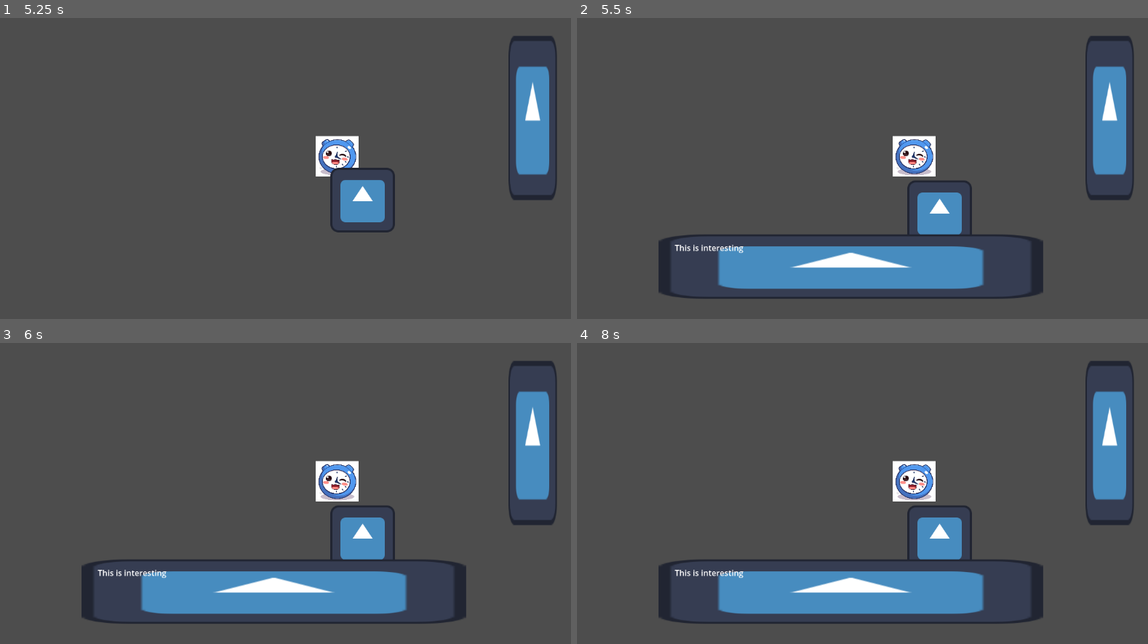
Above: before the commit, frames 1-4 (two rows, left to right).
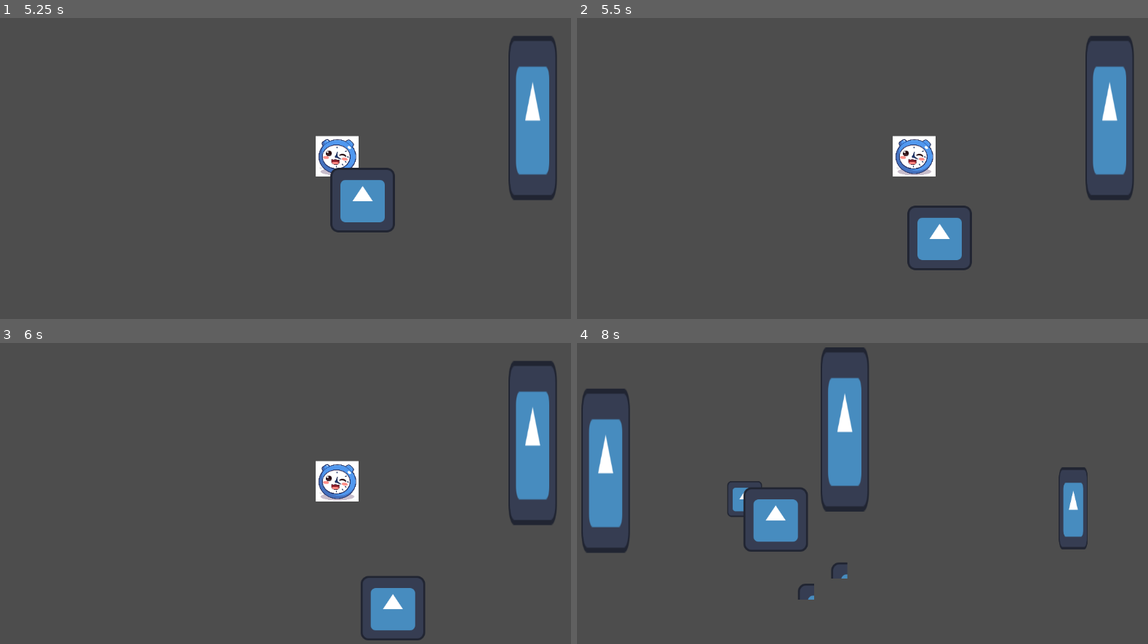
Above: after the commit, the same moments.

Repository: 7riciu/joyride
Game: Godot game, scene res://scenes/start_room.tscn
Same seed, same stepped clock (60 frames per second), same inputs: the game is played once before the commit and once after it. The engine's default icon, where the game draws it, is replaced by a stand-in: a white triangle on a blue panel in a dark square.
Inputs:
- Up to frame 1 (5.25 s): tap Enter at 0.5, 2.75, 4.25 s; hold Right (right) 0.53-1.28 s; tap E (interact) at 0.6, 1.35, 2.3, 3.05, 3.6, 4.35 s; hold Down (down) 1.28-2.03 s; tap Space (skip) at 2, 3.5, 5 s; hold Right (right) 2.03-2.78 s; tap Alt at 2.1, 5.1 s; hold Up (up) 2.78-3.53 s; tap Shift at 2.85 s; hold Left (left) 3.53-5.03 s; hold Down (down) from 5.03 s (still down)
- Up to frame 2 (5.5 s): keep holding Down (down); tap E (interact) at 5.3 s
- Up to frame 3 (6 s): release Down (down) at 5.78 s; hold Right (right) from 5.78 s (still down); tap Shift at 5.85 s
- Up to frame 4 (8 s): tap E (interact) at 6.05, 6.6, 7.35 s; release Right (right) at 6.53 s; hold Up (up) 6.53-7.28 s; hold Right (right) from 7.28 s (still down)

Frame 1 is identical in both runs. In frame 2, 9.4% of the frame differs, in the area x 14-82%, y 53-94%; in frame 3, 10%; in frame 4, 21%, in the area x 0-98%, y 1-94%.

Commit message:
I made a little friend that follows the player around ^^

Diff:
--- /dev/null
+++ b/coin.gd
@@ -0,0 +1,19 @@
+extends Area2D
+
+var can_collect = false
+
+func _ready() -> void:
+	self.body_entered.connect(on_body_entered)
+	self.body_exited.connect(on_body_exited)
+
+func _process(_delta: float) -> void:
+	if can_collect:
+		queue_free()
+
+func on_body_entered(body):
+	if body.is_in_group("player"):
+		can_collect = true
+
+func on_body_exited(body):
+	if body.is_in_group("player"):
+		can_collect = false
--- /dev/null
+++ b/scenes/coin.tscn
@@ -0,0 +1,53 @@
+[gd_scene load_steps=9 format=3 uid="uid://c35qymxexa12f"]
+
+[ext_resource type="Script" uid="uid://daqcaymt6t1w4" path="res://coin.gd" id="1_i64fm"]
+[ext_resource type="Texture2D" uid="uid://dvcqfdy0ikfph" path="res://icon.svg" id="2_11l1o"]
+
+[sub_resource type="AtlasTexture" id="AtlasTexture_d14el"]
+atlas = ExtResource("2_11l1o")
+region = Rect2(0, 0, 32, 32)
+
+[sub_resource type="AtlasTexture" id="AtlasTexture_1ikuy"]
+atlas = ExtResource("2_11l1o")
+region = Rect2(32, 0, 32, 32)
+
+[sub_resource type="AtlasTexture" id="AtlasTexture_wnlwo"]
+atlas = ExtResource("2_11l1o")
+region = Rect2(64, 0, 32, 32)
+
+[sub_resource type="AtlasTexture" id="AtlasTexture_jig8b"]
+atlas = ExtResource("2_11l1o")
+region = Rect2(96, 0, 32, 32)
+
+[sub_resource type="SpriteFrames" id="SpriteFrames_xmuha"]
+animations = [{
+"frames": [{
+"duration": 1.0,
+"texture": SubResource("AtlasTexture_d14el")
+}, {
+"duration": 1.0,
+"texture": SubResource("AtlasTexture_1ikuy")
+}, {
+"duration": 1.0,
+"texture": SubResource("AtlasTexture_wnlwo")
+}, {
+"duration": 1.0,
+"texture": SubResource("AtlasTexture_jig8b")
+}],
+"loop": true,
+"name": &"default",
+"speed": 10.0
+}]
+
+[sub_resource type="CircleShape2D" id="CircleShape2D_kfxoj"]
+radius = 19.104973
+
+[node name="coin" type="Area2D"]
+script = ExtResource("1_i64fm")
+
+[node name="AnimatedSprite2D" type="AnimatedSprite2D" parent="."]
+sprite_frames = SubResource("SpriteFrames_xmuha")
+frame_progress = 0.5297517
+
+[node name="CollisionShape2D" type="CollisionShape2D" parent="."]
+shape = SubResource("CircleShape2D_kfxoj")
--- a/scenes/door.tscn
+++ b/scenes/door.tscn
@@ -1,6 +1,6 @@
 [gd_scene load_steps=4 format=3 uid="uid://c02tseb8q0kl1"]
 
-[ext_resource type="Script" uid="uid://cw14yv1u4pery" path="res://scripts/door.gd" id="1_uvdjg"]
+[ext_resource type="Script" uid="uid://cw14yv1u4pery" path="res://scripts/door1.gd" id="1_uvdjg"]
 [ext_resource type="Texture2D" uid="uid://dvcqfdy0ikfph" path="res://icon.svg" id="2_83dcw"]
 
 [sub_resource type="RectangleShape2D" id="RectangleShape2D_la1wf"]
--- /dev/null
+++ b/scenes/friend_1.tscn
@@ -0,0 +1,33 @@
+[gd_scene load_steps=6 format=3 uid="uid://c0hwhnet0nxrb"]
+
+[ext_resource type="Script" uid="uid://2ck2o1wyqu11" path="res://scripts/friend_1.gd" id="1_hda73"]
+[ext_resource type="Texture2D" uid="uid://dvcqfdy0ikfph" path="res://icon.svg" id="1_kexj6"]
+
+[sub_resource type="AtlasTexture" id="AtlasTexture_hda73"]
+atlas = ExtResource("1_kexj6")
+region = Rect2(0, 0, 128, 128)
+
+[sub_resource type="SpriteFrames" id="SpriteFrames_gesda"]
+animations = [{
+"frames": [{
+"duration": 1.0,
+"texture": SubResource("AtlasTexture_hda73")
+}],
+"loop": true,
+"name": &"default",
+"speed": 5.0
+}]
+
+[sub_resource type="RectangleShape2D" id="RectangleShape2D_kexj6"]
+size = Vector2(68, 70)
+
+[node name="friend1" type="CharacterBody2D"]
+script = ExtResource("1_hda73")
+
+[node name="AnimatedSprite2D" type="AnimatedSprite2D" parent="."]
+scale = Vector2(0.5390625, 0.5546875)
+sprite_frames = SubResource("SpriteFrames_gesda")
+
+[node name="CollisionShape2D" type="CollisionShape2D" parent="."]
+shape = SubResource("RectangleShape2D_kexj6")
+disabled = true
--- a/scenes/pedestrian.tscn
+++ b/scenes/pedestrian.tscn
@@ -19,10 +19,10 @@
 }]
 
 [sub_resource type="RectangleShape2D" id="RectangleShape2D_yk555"]
-size = Vector2(58, 162)
+size = Vector2(58, 39)
 
 [sub_resource type="RectangleShape2D" id="RectangleShape2D_y7a5i"]
-size = Vector2(70, 175)
+size = Vector2(70, 54)
 
 [node name="pedestrian" type="CharacterBody2D" groups=["pedestrian"]]
 script = ExtResource("1_ccstn")
@@ -33,10 +33,11 @@
 sprite_frames = SubResource("SpriteFrames_cb6cf")
 
 [node name="CollisionShape2D" type="CollisionShape2D" parent="."]
+position = Vector2(0, 61.5)
 shape = SubResource("RectangleShape2D_yk555")
 
 [node name="BumpArea" type="Area2D" parent="."]
 
 [node name="CollisionShape2D" type="CollisionShape2D" parent="BumpArea"]
-position = Vector2(0, 0.5)
+position = Vector2(0, 61)
 shape = SubResource("RectangleShape2D_y7a5i")
--- a/scenes/player.tscn
+++ b/scenes/player.tscn
@@ -19,10 +19,10 @@
 }]
 
 [sub_resource type="RectangleShape2D" id="RectangleShape2D_tuyoq"]
-size = Vector2(128, 128)
+size = Vector2(128, 38)
 
 [sub_resource type="RectangleShape2D" id="RectangleShape2D_g2els"]
-size = Vector2(212, 169)
+size = Vector2(212, 48)
 
 [node name="player" type="CharacterBody2D" groups=["pause", "player"]]
 script = ExtResource("1_g2els")
@@ -31,10 +31,11 @@
 sprite_frames = SubResource("SpriteFrames_qlg0r")
 
 [node name="CollisionShape2D" type="CollisionShape2D" parent="."]
+position = Vector2(0, 45)
 shape = SubResource("RectangleShape2D_tuyoq")
 
 [node name="InteractArea" type="Area2D" parent="."]
 
 [node name="CollisionShape2D" type="CollisionShape2D" parent="InteractArea"]
-position = Vector2(0, -20.5)
+position = Vector2(0, 40)
 shape = SubResource("RectangleShape2D_g2els")
--- a/scenes/start_room.tscn
+++ b/scenes/start_room.tscn
@@ -6,8 +6,12 @@
 [ext_resource type="PackedScene" uid="uid://c02tseb8q0kl1" path="res://scenes/door.tscn" id="4_64bsv"]
 
 [node name="room" type="Node2D"]
+y_sort_enabled = true
 
-[node name="Object" parent="." instance=ExtResource("1_jehp2")]
+[node name="door_spawm" type="Node2D" parent="." groups=["door room"]]
+position = Vector2(1001, 324)
+
+[node name="object" parent="." instance=ExtResource("1_jehp2")]
 position = Vector2(688, 325)
 
 [node name="player" parent="." instance=ExtResource("2_64bsv")]
@@ -15,5 +19,5 @@
 
 [node name="Speech" parent="." instance=ExtResource("3_bxm2c")]
 
-[node name="door" parent="." instance=ExtResource("4_64bsv")]
+[node name="door1" parent="." instance=ExtResource("4_64bsv")]
 position = Vector2(1076, 249)
--- a/scenes/street.tscn
+++ b/scenes/street.tscn
@@ -1,21 +1,27 @@
-[gd_scene load_steps=6 format=3 uid="uid://sij6cbektsud"]
+[gd_scene load_steps=10 format=3 uid="uid://sij6cbektsud"]
 
 [ext_resource type="PackedScene" uid="uid://c02tseb8q0kl1" path="res://scenes/door.tscn" id="1_tr5t1"]
 [ext_resource type="PackedScene" uid="uid://bl5dmmjsmssmp" path="res://scenes/player.tscn" id="2_l8dq3"]
+[ext_resource type="Script" uid="uid://dq3ew1gmwcgv3" path="res://scripts/door2.gd" id="2_wjoh7"]
 [ext_resource type="PackedScene" uid="uid://caefp7lralxyr" path="res://scenes/pedestrian.tscn" id="3_3ffmx"]
 [ext_resource type="PackedScene" uid="uid://dwc6a27523ii1" path="res://scenes/thought_popup.tscn" id="4_t23v0"]
 [ext_resource type="PackedScene" uid="uid://c3ekqjb4jxfcm" path="res://scenes/pedestrian_limit.tscn" id="5_yrasx"]
+[ext_resource type="Script" uid="uid://ckmbefe7maq68" path="res://scripts/door3.gd" id="7_7vr8w"]
+[ext_resource type="PackedScene" uid="uid://c35qymxexa12f" path="res://scenes/coin.tscn" id="8_5m0si"]
+[ext_resource type="PackedScene" uid="uid://c0hwhnet0nxrb" path="res://scenes/friend_1.tscn" id="9_dxpu0"]
 
 [node name="street" type="Node2D"]
+y_sort_enabled = true
 
-[node name="door" parent="." instance=ExtResource("1_tr5t1")]
+[node name="door2" parent="." instance=ExtResource("1_tr5t1")]
 position = Vector2(77, 304)
+script = ExtResource("2_wjoh7")
 
 [node name="player" parent="." instance=ExtResource("2_l8dq3")]
 position = Vector2(229, 401)
 
 [node name="pedestrian" parent="." instance=ExtResource("3_3ffmx")]
-position = Vector2(1160, 387)
+position = Vector2(1189, 379)
 
 [node name="pedestrian_spawner" type="Node2D" parent="." groups=["pedestrian spawner"]]
 position = Vector2(1160, 387)
@@ -23,4 +29,20 @@
 [node name="Speech" parent="." instance=ExtResource("4_t23v0")]
 
 [node name="pedestrian_limit" parent="." instance=ExtResource("5_yrasx")]
-position = Vector2(1058, 462)
+position = Vector2(-103, 460)
+
+[node name="door" parent="." instance=ExtResource("1_tr5t1")]
+position = Vector2(551, 222)
+script = ExtResource("7_7vr8w")
+
+[node name="coin" parent="." instance=ExtResource("8_5m0si")]
+position = Vector2(399, 431)
+
+[node name="coin2" parent="." instance=ExtResource("8_5m0si")]
+position = Vector2(474, 544)
+
+[node name="coin3" parent="." instance=ExtResource("8_5m0si")]
+position = Vector2(540, 502)
+
+[node name="friend1" parent="." instance=ExtResource("9_dxpu0")]
+position = Vector2(385, 347)
--- /dev/null
+++ b/scripts/door2.gd
@@ -0,0 +1,21 @@
+extends Area2D
+
+@onready var player_sprite = get_tree().get_first_node_in_group("player")
+@onready var door_teleport = get_tree().get_first_node_in_group("door room")
+var is_entered = false
+
+func _ready() -> void:
+	self.body_entered.connect(on_body_entered)
+	self.body_exited.connect(on_body_exited)
+
+func _process(_delta: float) -> void:
+	if is_entered and Input.is_action_just_pressed("interact"):
+		get_tree().change_scene_to_file("res://scenes/start_room.tscn")
+
+func on_body_entered(body):
+	if body.is_in_group("player"):
+		is_entered = true
+
+func on_body_exited(body):
+	if body.is_in_group("player"):
+		is_entered = false
--- /dev/null
+++ b/scripts/door3.gd
@@ -0,0 +1,21 @@
+extends Area2D
+
+@onready var player_sprite = get_tree().get_first_node_in_group("player")
+@onready var door_teleport = get_tree().get_first_node_in_group("door room")
+var is_entered = false
+
+func _ready() -> void:
+	self.body_entered.connect(on_body_entered)
+	self.body_exited.connect(on_body_exited)
+
+func _process(_delta: float) -> void:
+	if is_entered and Input.is_action_just_pressed("interact"):
+		get_tree().change_scene_to_file("res://scenes/start_room.tscn")
+
+func on_body_entered(body):
+	if body.is_in_group("player"):
+		is_entered = true
+
+func on_body_exited(body):
+	if body.is_in_group("player"):
+		is_entered = false
--- /dev/null
+++ b/scripts/friend_1.gd
@@ -0,0 +1,23 @@
+extends CharacterBody2D
+
+@onready var player_sprite = get_tree().get_first_node_in_group("player")
+
+var keep_distance = 100
+var speed = 300.0
+var jump = -400.0
+
+func _physics_process(_delta: float) -> void:
+
+	if player_sprite == null:
+		return
+
+	var target_position = player_sprite.global_position
+	var distance = global_position.distance_to(target_position)
+
+	if distance > keep_distance:
+		var direction = (target_position - global_position).normalized()
+		velocity = direction * speed
+	else:
+		velocity = Vector2.ZERO
+
+	move_and_slide()
--- a/scripts/pedestrian.gd
+++ b/scripts/pedestrian.gd
@@ -11,7 +11,7 @@
 var movement_paused = false
 var text_on_screen = false
 
-var speed = 100.0
+var speed = 300.0
 var direction = -1
 
 func _ready() -> void:
@@ -58,5 +58,5 @@
 
 func respawn():
 	global_position = spawner.global_position
-	velocity = Vector2.ZERO
+	velocity.x = 0
 	print("Pedestrian respawned")
Not shown, added: coin.gd.uid
Renamed: scripts/door.gd -> scripts/door1.gd
Renamed: scripts/door.gd.uid -> scripts/door1.gd.uid
Not shown, added: scripts/door2.gd.uid
Not shown, added: scripts/door3.gd.uid
Not shown, added: scripts/friend_1.gd.uid
